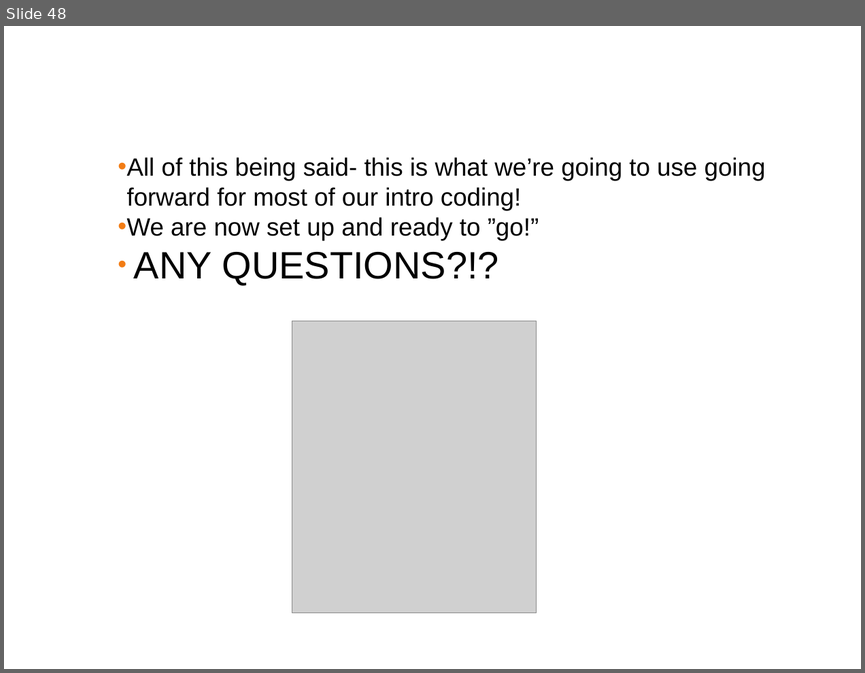
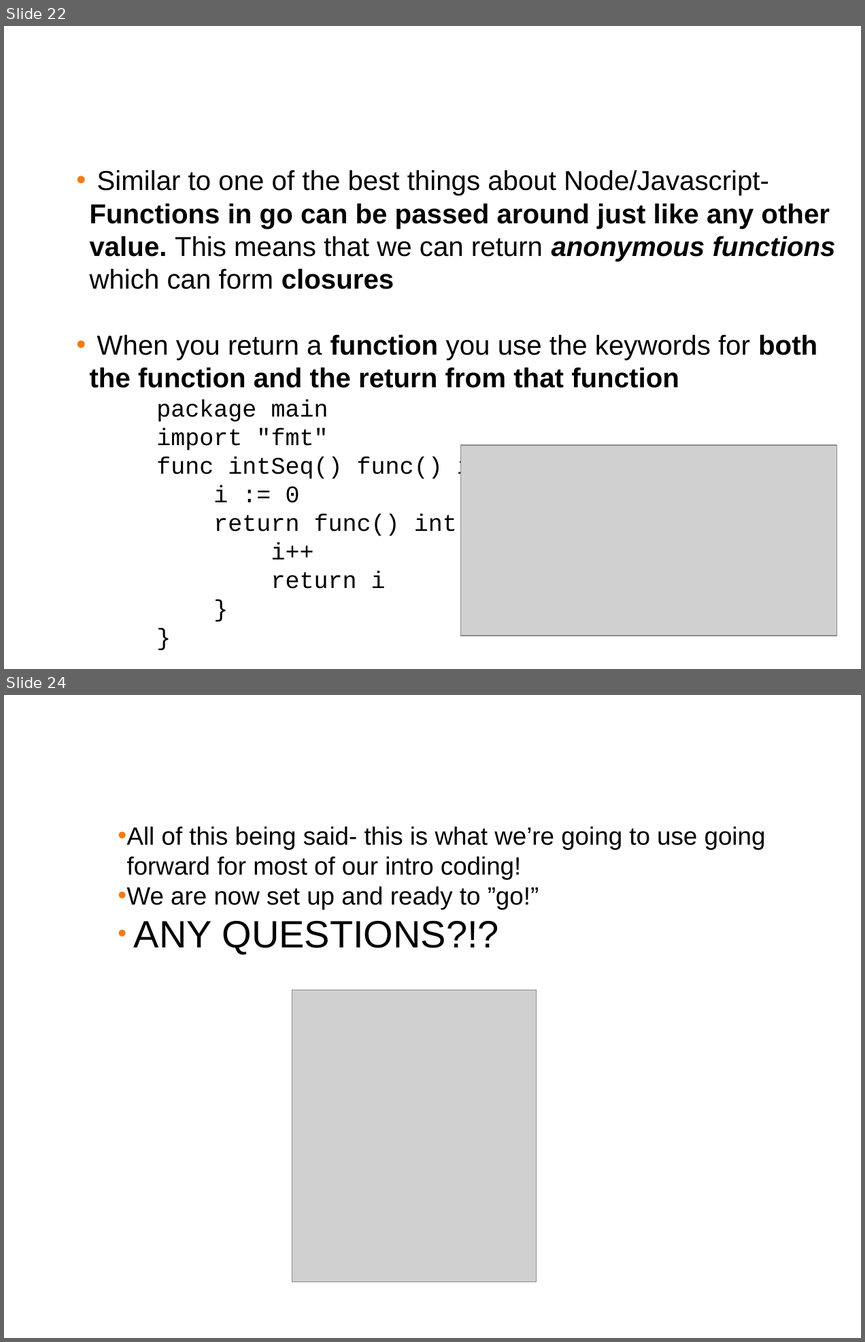
Before and after one commit to ferninphilly/golang_vmware, a slide deck: Module_Two/presentations/module_2_presentation.pptx. Shown one above the other, each under a label of ours: slide 48 before the commit, slides 22 and 24 after it; the slides between them are not shown. The pictures are 865x673 and 865x1342 pixels, drawn with LibreOffice and Linux fonts; fonts in the diff are those of the drawing; grey boxes stand for pictures; background and template pictures are left out. Boxes give left, top, right and bottom in pixels: in the first picture for what was removed or moved away, otherwise in the second. Text is boxed around its words. In the diff, an @@ line names an element or a change of style, - is before the commit and + after.

```diff
--- a/Module_Two/presentations/module_2_presentation.pptx
+++ b/Module_Two/presentations/module_2_presentation.pptx
@@ slide 22 added at box(4, 26, 861, 669), background #FFFFFF @@
@@ title added at box(11, 40, 853, 103), 38 pt, text #FFFFFF @@
+Golang: Functions- a few more notes
@@ text added at box(90, 170, 836, 588), 23 pt, text #000000 @@
+  • Similar to one of the best things about Node/Javascript- Functions in go can be passed around just like any other value. This means that we can return anonymous functions which can form closures
+  • When you return a function you use the keywords for both the function and the return from that function
+      package main
+      import "fmt"
+      func intSeq() func() int {
+      i := 0
+      return func() int {
+      i++
+      return i
+      }
+      }
@@ picture added at box(461, 445, 837, 635) @@
@@ what was slide 48 is now slide 24 @@
```
Also in this commit, not shown: 2 slides changed, 12 other slides added, 37 slides removed, 2 other files.
